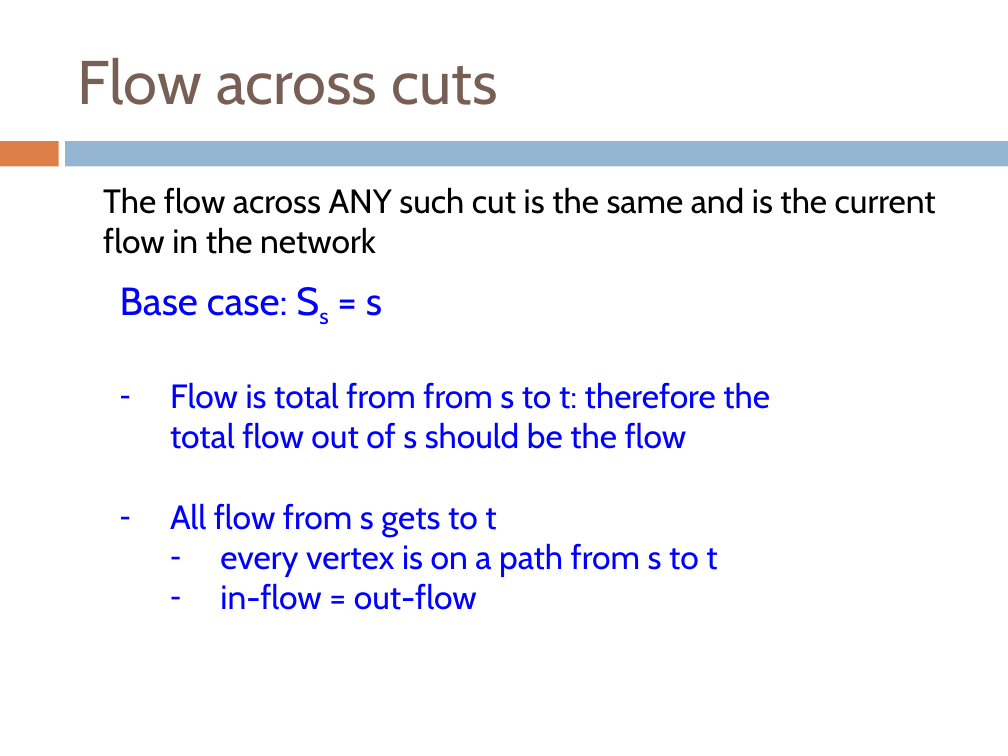
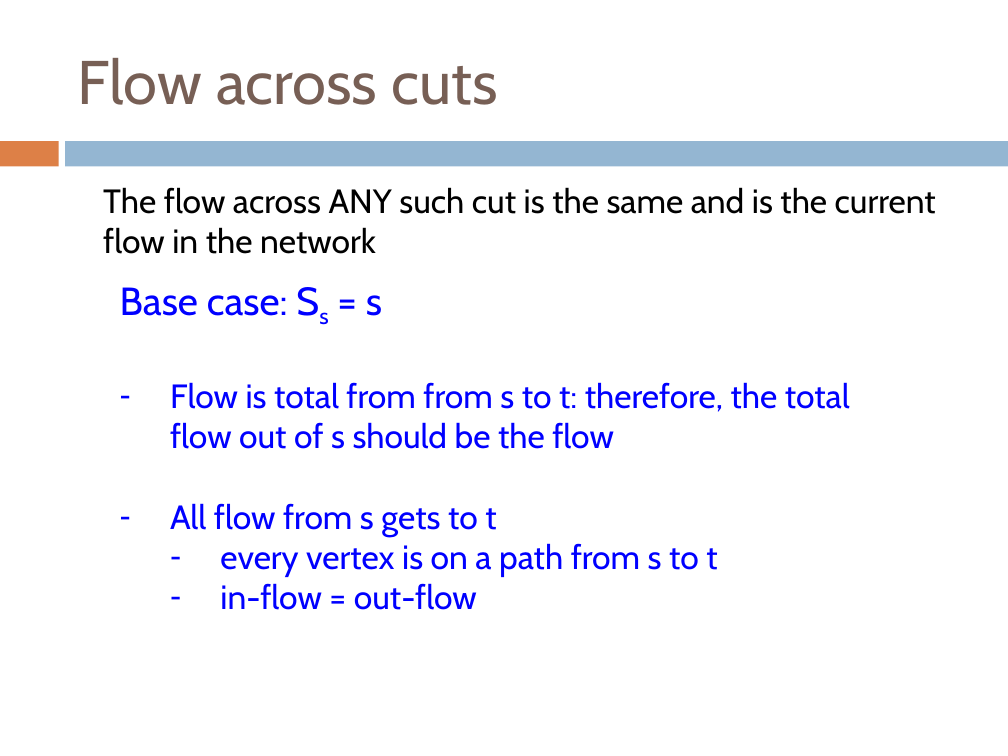
Before and after one commit to Collins-kariuk/Algorithms, a slide deck: slide 38 of Lectures/Lecture 21_Max Flow.pptx (slide 39 before the commit). Drawn at 1008x756 pixels with LibreOffice and Linux fonts; fonts in the diff are those of the drawing. Boxes give left, top, right and bottom in pixels: in the first picture for what was removed or moved away, otherwise in the second. Text is boxed around its words. In the diff, an @@ line names an element or a change of style, - is before the commit and + after.

Commit message:
Review Lecture 21_Max Flow

```diff
--- a/Lectures/Lecture 21_Max Flow.pptx
+++ b/Lectures/Lecture 21_Max Flow.pptx
@@ text at (170,382,850,449): text changed @@
-– Flow is total from from s to t: therefore the total flow out of s should be the flow
+– Flow is total from from s to t: therefore, the total flow out of s should be the flow
```
Also in this commit, not shown: 14 other slides changed, 1 slide removed.
